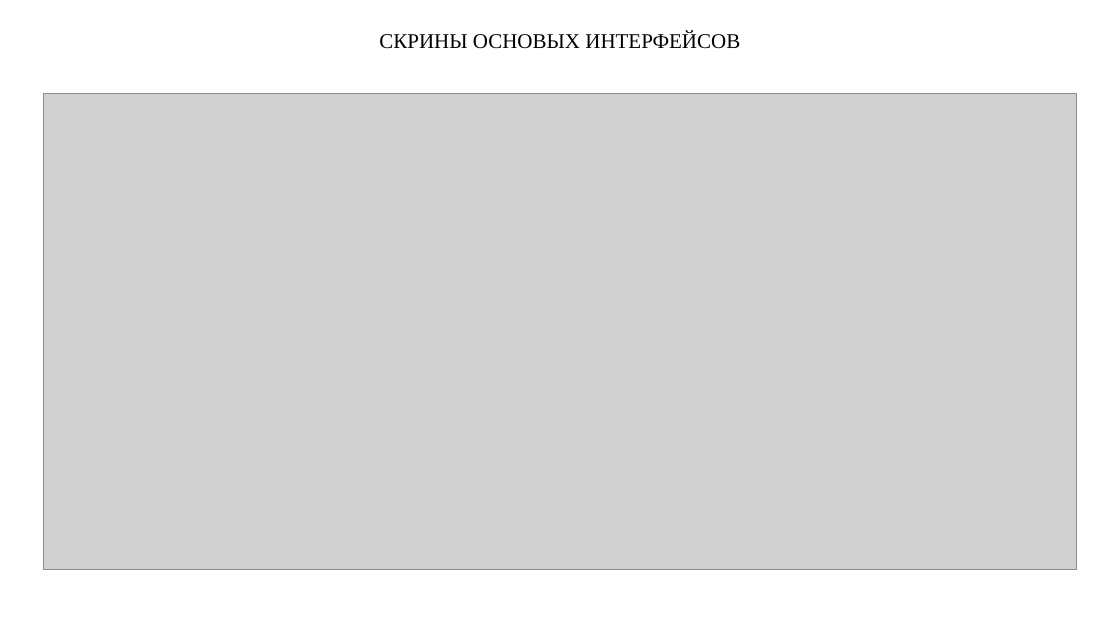
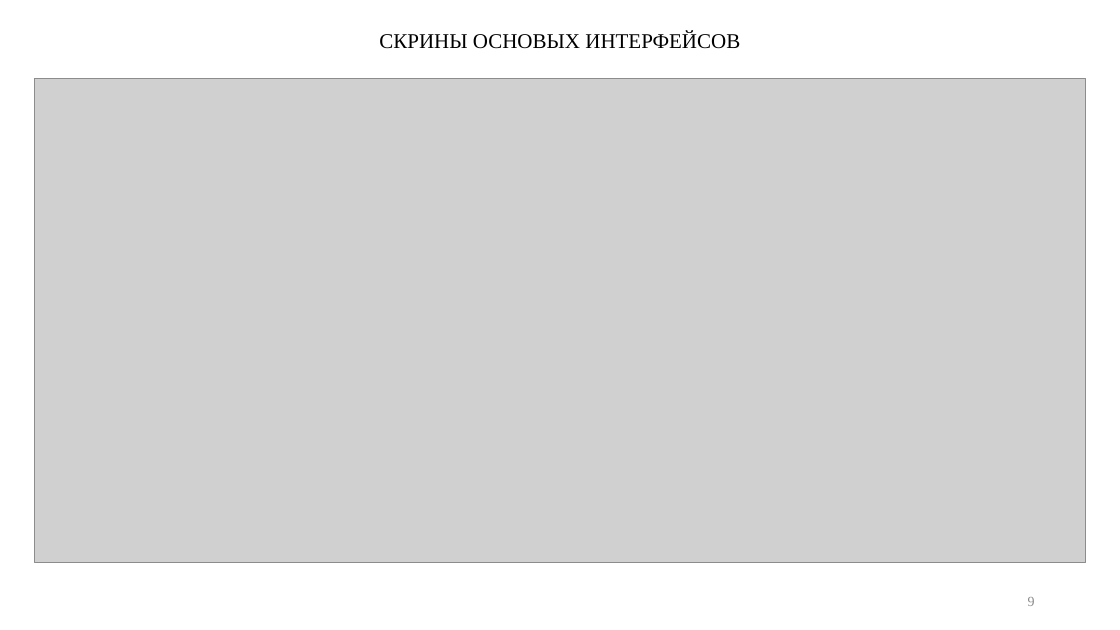
Before and after one commit to Red-student/Red_student, a slide deck: slide 9 of Модуль5_Серых.pptx. Drawn at 1120x630 pixels with LibreOffice and Linux fonts; fonts in the diff are those of the drawing; grey boxes stand for pictures. Boxes give left, top, right and bottom in pixels: in the first picture for what was removed or moved away, otherwise in the second. Text is boxed around its words. In the diff, an @@ line names an element or a change of style, - is before the commit and + after.

```diff
--- a/Модуль5_Серых.pptx
+++ b/Модуль5_Серых.pptx
@@ picture: place and size @@
-picture at (44,93,1077,570)
+picture at (35,79,1086,562)
@@ page number added at (1028,597,1035,606), 12 pt, text #8C8C8C @@
+9
```
Also in this commit, not shown: 6 other slides changed, 7 slides added, 4 slides removed, 30 other files.
